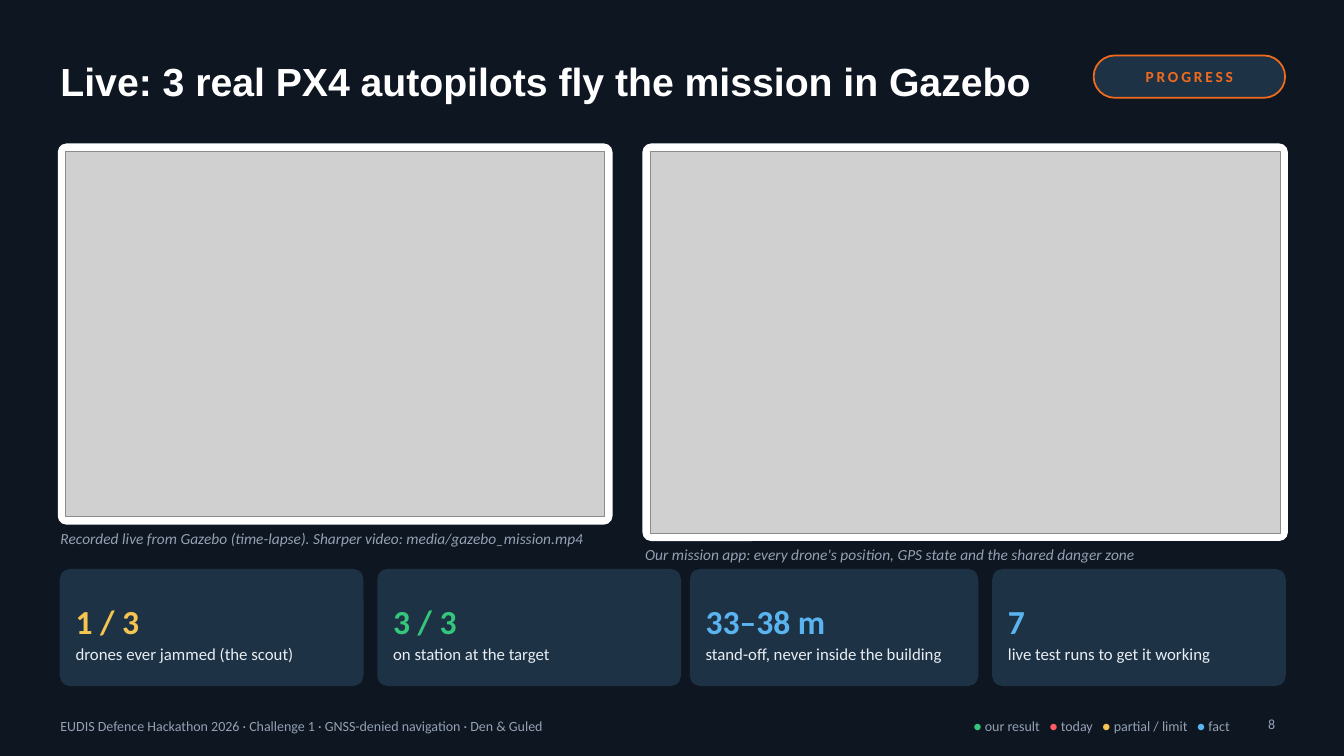
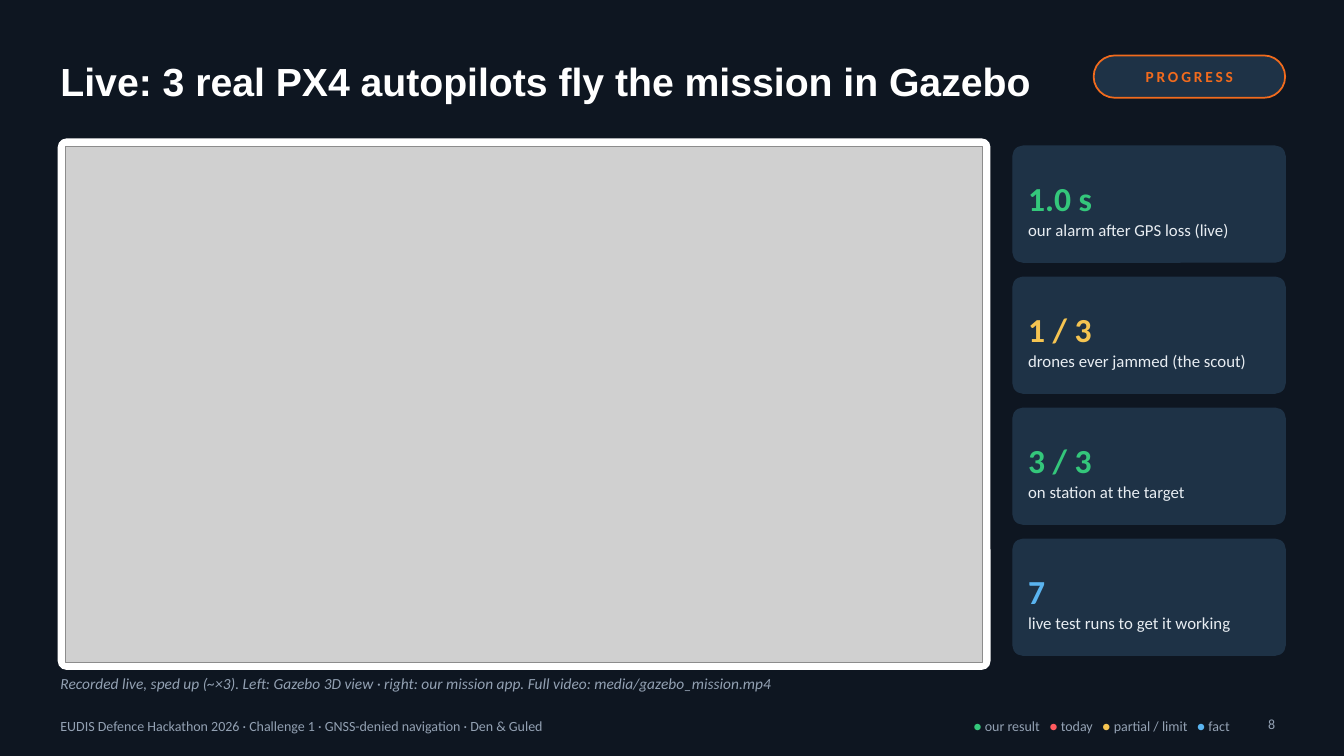
Before and after one commit to Mattheuszu/eudis-challenge1, a slide deck: slide 8 of pitch/GPS_Under_Attack_pitch.pptx. Drawn at 1344x756 pixels with LibreOffice and Linux fonts; fonts in the diff are those of the drawing; grey boxes stand for pictures. Boxes give left, top, right and bottom in pixels: in the first picture for what was removed or moved away, otherwise in the second. Text is boxed around its words. In the diff, an @@ line names an element or a change of style, - is before the commit and + after.

```diff
--- a/pitch/GPS_Under_Attack_pitch.pptx
+++ b/pitch/GPS_Under_Attack_pitch.pptx
@@ rounded rectangle: place and size @@
-rounded rectangle at [58, 144, 612, 524]
+rounded rectangle at [58, 139, 990, 669]
@@ rounded rectangle at [58, 139, 990, 669]: proportions changed @@
@@ picture: place and size @@
-picture at [66, 151, 605, 517]
+picture at [66, 146, 983, 662]
@@ rounded rectangle: place and size @@
-rounded rectangle at [643, 144, 1288, 540]
+rounded rectangle at [1013, 146, 1286, 262]
@@ rounded rectangle at [1013, 146, 1286, 262]: fill #FFFFFF to #1E3246; outline #FFFFFF 1 pt to #1E3246 1 pt; proportions changed @@
@@ picture removed at [650, 151, 1280, 533] @@
@@ text added at [1028, 189, 1092, 211], 24 pt, text #34C77B, bold @@
+1.0 s
@@ text at [1028, 224, 1229, 238]: text changed; size 11 to 12 pt; text colour #93A1B3 to #E8EDF2; italic off @@
-Our mission app: every drone's position, GPS state and the shared danger zone
+our alarm after GPS loss (live)
@@ rounded rectangle: place and size @@
-rounded rectangle at [60, 570, 363, 686]
+rounded rectangle at [1013, 277, 1286, 393]
@@ text "1 / 3": place and size @@
-text "1 / 3" at [76, 612, 139, 635]
+text "1 / 3" at [1028, 320, 1092, 343]
@@ text "drones ever jammed (the scout)": place and size @@
-text "drones ever jammed (the scout)" at [76, 648, 293, 663]
+text "drones ever jammed (the scout)" at [1028, 355, 1246, 370]
@@ rounded rectangle: place and size @@
-rounded rectangle at [378, 570, 681, 686]
+rounded rectangle at [1013, 408, 1286, 524]
@@ text "3 / 3": place and size @@
-text "3 / 3" at [393, 612, 457, 634]
+text "3 / 3" at [1028, 451, 1092, 473]
@@ text "on station at the target": place and size @@
-text "on station at the target" at [393, 648, 550, 663]
+text "on station at the target" at [1028, 486, 1185, 501]
@@ rounded rectangle: place and size @@
-rounded rectangle at [691, 570, 978, 686]
+rounded rectangle at [1013, 539, 1286, 655]
@@ text "7": place and size @@
-text "7" at [1008, 612, 1025, 634]
+text "7" at [1028, 582, 1045, 604]
@@ rounded rectangle removed at [993, 570, 1286, 686] @@
@@ text removed at [706, 611, 825, 634] @@
-33–38 m
@@ text "live test runs to get ...": place and size @@
-text "live test runs to get ..." at [1008, 648, 1210, 663]
+text "live test runs to get ..." at [1028, 617, 1230, 632]
@@ text removed at [706, 648, 942, 663] @@
-stand-off, never inside the building
@@ text at [60, 678, 771, 692]: text changed @@
-Recorded live from Gazebo (time-lapse). Sharper video: media/gazebo_mission.mp4
+Recorded live, sped up (~×3). Left: Gazebo 3D view · right: our mission app. Full video: media/gazebo_mission.mp4
```
